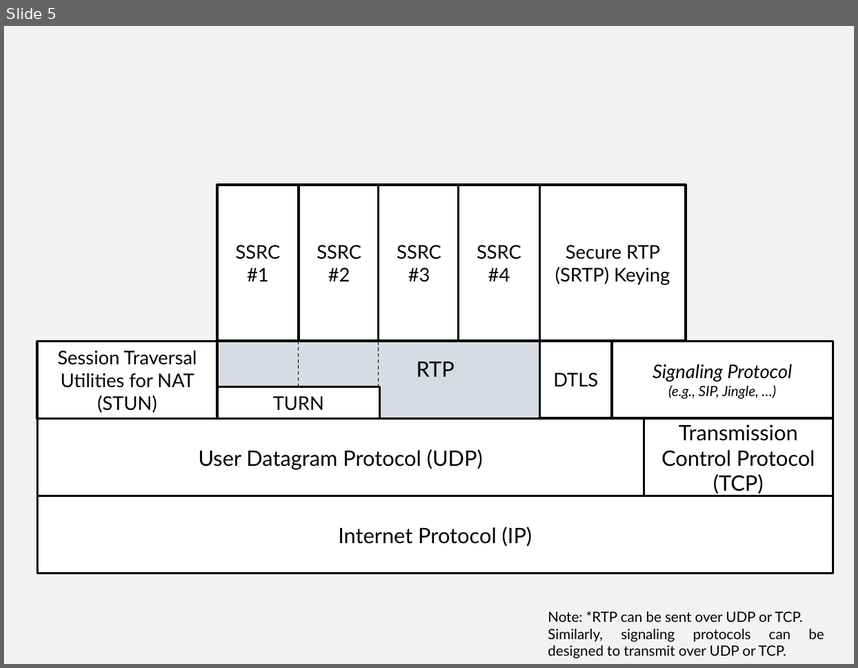
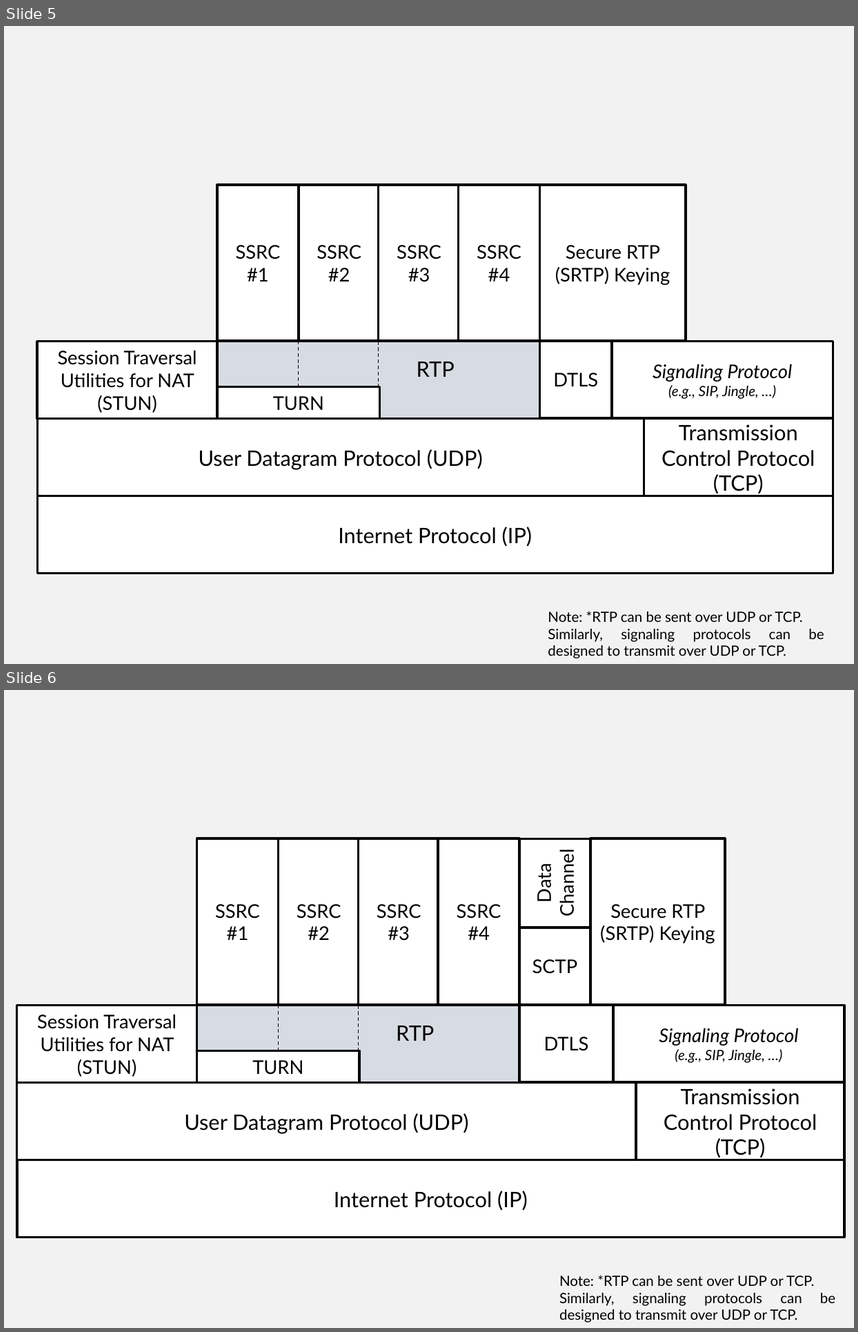
Before and after one commit to vr000m/PhD-thesis, a slide deck: graphs/source/chap5-src.pptx. Shown one above the other, each under a label of ours: slide 5 before the commit, slides 5 and 6 after it. The pictures are 858x668 and 858x1332 pixels, drawn with LibreOffice and Linux fonts; fonts in the diff are those of the drawing. Boxes give left, top, right and bottom in pixels: in the first picture for what was removed or moved away, otherwise in the second. Text is boxed around its words. In the diff, an @@ line names an element or a change of style, - is before the commit and + after.

```diff
--- a/graphs/source/chap5-src.pptx
+++ b/graphs/source/chap5-src.pptx
@@ slide 6 added at <box>4,690,854,1328</box>, background #F2F2F2 @@
@@ rectangle added at <box>197,839,279,1005</box>, fill #FFFFFF, outline #000000 2 pt, 16 pt, text #000000 @@
+SSRC #1
@@ rectangle added at <box>279,839,360,1005</box>, fill #FFFFFF, outline #000000 2 pt, 16 pt, text #000000 @@
+SSRC #2
@@ rectangle added at <box>359,839,440,1005</box>, fill #FFFFFF, outline #000000 2 pt, 16 pt, text #000000 @@
+SSRC #3
@@ rectangle added at <box>439,839,520,1005</box>, fill #FFFFFF, outline #000000 2 pt, 16 pt, text #000000 @@
+SSRC #4
@@ rectangle added at <box>519,839,590,928</box>, fill #FFFFFF, outline #000000 2 pt, 16 pt, text #000000 @@
+Data
+Channel
@@ rectangle added at <box>590,839,725,1005</box>, fill #FFFFFF, outline #000000 2 pt, 16 pt, text #000000 @@
+Secure RTP (SRTP) Keying
@@ rectangle added at <box>519,927,590,1005</box>, fill #FFFFFF, outline #000000 2 pt, 16 pt, text #000000 @@
+SCTP
@@ rectangle added at <box>16,1005,197,1083</box>, fill #FFFFFF, outline #000000 2 pt, 16 pt, text #000000 @@
+Session Traversal Utilities for NAT (STUN)
@@ rectangle added at <box>197,1005,519,1083</box>, fill #D7DCE3, outline #000000 2 pt, 18 pt, text #000000 @@
+RTP
@@ line added from (197, 1005) to (197, 1067), #000000 0.75 pt dashed @@
@@ line added from (279, 1005) to (279, 1050), #000000 0.75 pt dashed @@
@@ line added from (359, 1005) to (359, 1052), #000000 0.75 pt dashed @@
@@ rectangle added at <box>519,1005,613,1082</box>, fill #FFFFFF, outline #000000 2 pt, 16 pt, text #000000 @@
+DTLS
@@ rectangle added at <box>613,1005,844,1082</box>, fill #FFFFFF, outline #000000 2 pt, 12 pt, text #000000, italic @@
+Signaling Protocol
+(e.g., SIP, Jingle, …)
@@ rectangle added at <box>197,1050,359,1083</box>, fill #FFFFFF, outline #000000 2 pt, 16 pt, text #000000 @@
+TURN
@@ rectangle added at <box>16,1083,635,1160</box>, fill #FFFFFF, outline #000000 2 pt, 18 pt, text #000000 @@
+User Datagram Protocol (UDP)
@@ rectangle added at <box>637,1083,844,1160</box>, fill #FFFFFF, outline #000000 2 pt, 18 pt, text #000000 @@
+Transmission Control Protocol (TCP)
@@ rectangle added at <box>16,1160,844,1237</box>, fill #FFFFFF, outline #000000 2 pt, 18 pt, text #000000 @@
+Internet Protocol (IP)
@@ text added at <box>559,1274,835,1322</box>, 12 pt, text #000000 @@
+Note: *RTP can be sent over UDP or TCP.
+Similarly, signaling protocols can be designed to transmit over UDP or TCP.
```
Also in this commit, not shown: 1 other slide added.
